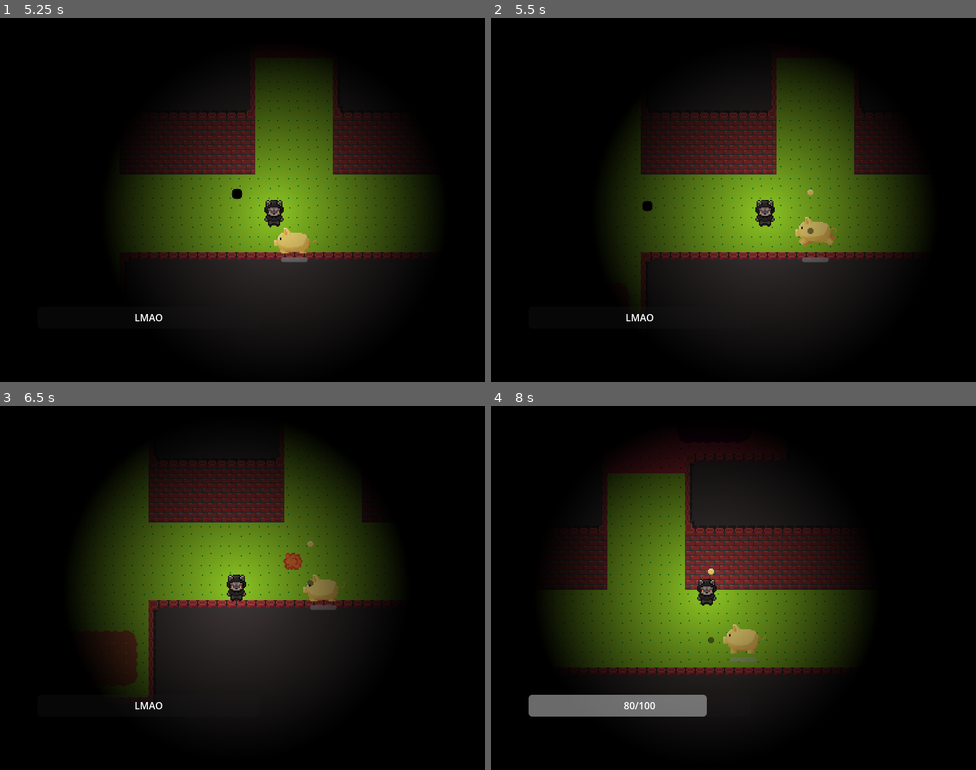
Above: before the commit, frames 1-4 (two rows, left to right).
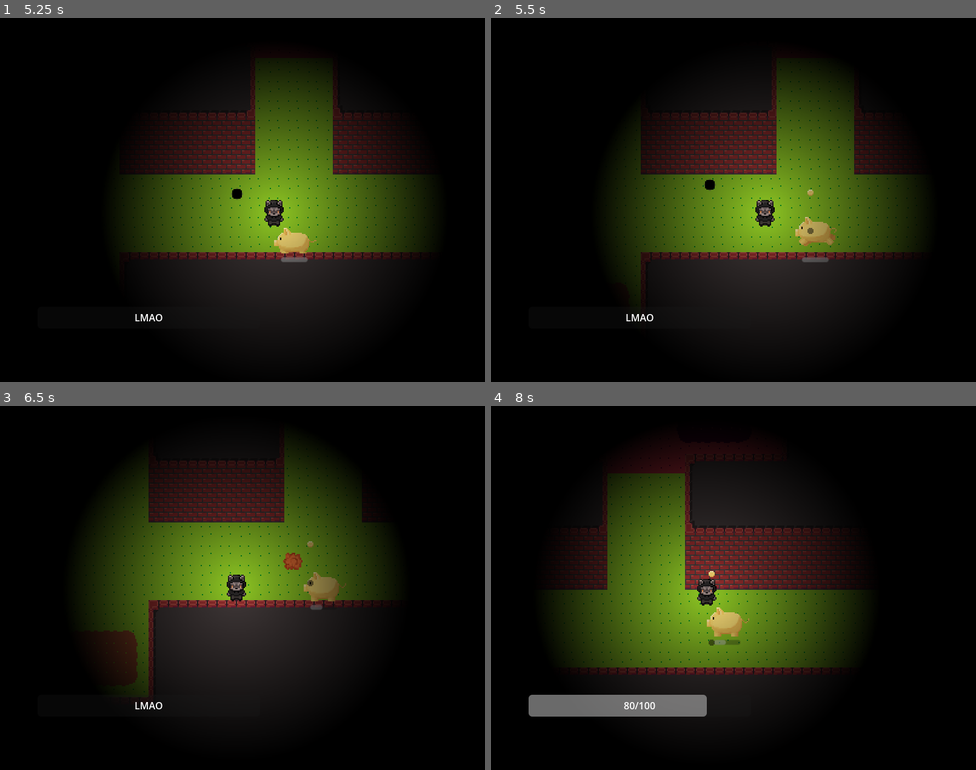
Above: after the commit, the same moments.

Repository: ygda-org/stock-strikers
Game: Godot game, scene res://main/startup_scene.tscn
Two runs of this game, one before a commit and one after it. Both use one fixed random seed, a clock stepped at 60 frames per second and the inputs below.
Inputs (mouse positions are in pixels of both pictures, inside the frame that each line leads up to):
- Up to frame 1 (5.25 s): tap Enter (ui_accept) at 0.5, 0.77, 1.25, 1.52, 2.75, 3.02, 3.77 s; move the mouse to (349, 181) at 0.52 s; hold D (move_right) 0.53-1.28 s; click (349, 181) at 0.6 s; move the mouse to (145, 218) at 1.27 s; hold S (move_down) 1.28-2.03 s; tap Shift (dodge) at 1.35, 3.6 s; click (145, 218) at 1.55 s; move the mouse to (291, 119) at 2.02 s; hold D (move_right) 2.03-2.78 s; click (291, 119) at 2.1 s; move the mouse to (218, 272) at 2.77 s; hold W (move_up) 2.78-3.53 s; click (218, 272) at 2.85 s; move the mouse to (388, 254) at 3.52 s; hold A (move_left) 3.53-4.25 s; click (388, 254) at 3.8 s; click "Start Game" at 4.25 s; move the mouse to (97, 145) at 5.02 s; hold A (move_left) from 5.03 s (still down); click (97, 145) at 5.1 s
- Up to frame 2 (5.5 s): keep holding A (move_left); tap Enter (ui_accept) at 5.27 s
- Up to frame 3 (6.5 s): move the mouse to (266, 588) at 5.77 s; release A (move_left) at 5.78 s; hold S (move_down) from 5.78 s (still down); click (266, 588) at 5.85 s
- Up to frame 4 (8 s): move the mouse to (660, 497) at 6.52 s; release S (move_down) at 6.53 s; hold D (move_right) 6.53-7.28 s; tap Shift (dodge) at 6.6 s; tap Enter (ui_accept) at 6.77, 7.52 s; click (660, 497) at 6.8 s; move the mouse to (840, 569) at 7.27 s; hold W (move_up) from 7.28 s (still down); click (840, 569) at 7.35 s

Frame 1 is identical in both runs. In frame 2, 0.1% of the frame differs, in the area x 31-47%, y 44-53%; in frame 3, 0.1%; in frame 4, 0.9%, in the area x 44-57%, y 44-71%.

Commit message:
extra fire

Diff:
--- a/globals/player_stats.gd
+++ b/globals/player_stats.gd
@@ -6,7 +6,7 @@
 const BASE_STATS = [100, 100, 0, 20, 0.5, 200, 1, 0.3, 250, 0.5, 0.2, 20, null] # parallel array to enum in resource
 var current_stats = []
 
-var stocks: Array[Stock] = [load("res://player/stocks/ricochet.tres")]
+var stocks: Array[Stock] = [load("res://player/stocks/extrafire.tres")]
 var extra_effects: Array[String] # do stirng for now, can change
 
 ## currently called by player, updates player's stats before next run
--- a/player/player.gd
+++ b/player/player.gd
@@ -52,6 +52,9 @@
 		if stock.changed_stat == Stock.stats.OTHER and stock.other_effect_name:
 			other_effects_list.append(stock.other_effect_name)
 			other_effects_strengths[stock.other_effect_name] = stock.change_amount
+
+			if stock.other_effect_name == "extrafire":
+				$ExtraEffects/ExtraFireCD.start()
 
 	current_health = max_health
 
@@ -194,3 +197,7 @@
 		position = raycast.get_collision_point()
 	else:
 		position += target_tp_pos
+
+
+func _on_extra_fire_cd_timeout():
+	shoot()
--- a/player/player.tscn
+++ b/player/player.tscn
@@ -104,6 +104,9 @@
 [node name="TeleportCheck" type="RayCast2D" parent="ExtraEffects" unique_id=346635291]
 collision_mask = 4
 
+[node name="ExtraFireCD" type="Timer" parent="ExtraEffects" unique_id=359944627]
+
 [connection signal="timeout" from="InvincibleTimer" to="." method="_on_invincible_timer_timeout"]
 [connection signal="timeout" from="DodgeDur" to="." method="_on_dodge_dur_timeout"]
 [connection signal="timeout" from="DodgeInvincibilityDur" to="." method="_on_dodge_invincibility_dur_timeout"]
+[connection signal="timeout" from="ExtraEffects/ExtraFireCD" to="." method="_on_extra_fire_cd_timeout"]
--- /dev/null
+++ b/player/stocks/extrafire.tres
@@ -0,0 +1,10 @@
+[gd_resource type="Resource" script_class="Stock" format=3 uid="uid://c1qd31t1oj6uy"]
+
+[ext_resource type="Script" uid="uid://cgypua0rq6rtn" path="res://player/stocks/base_stock.gd" id="1_plx8l"]
+
+[resource]
+script = ExtResource("1_plx8l")
+changed_stat = 12
+change_amount = 3.0
+other_effect_name = "extrafire"
+metadata/_custom_type_script = "uid://cgypua0rq6rtn"
